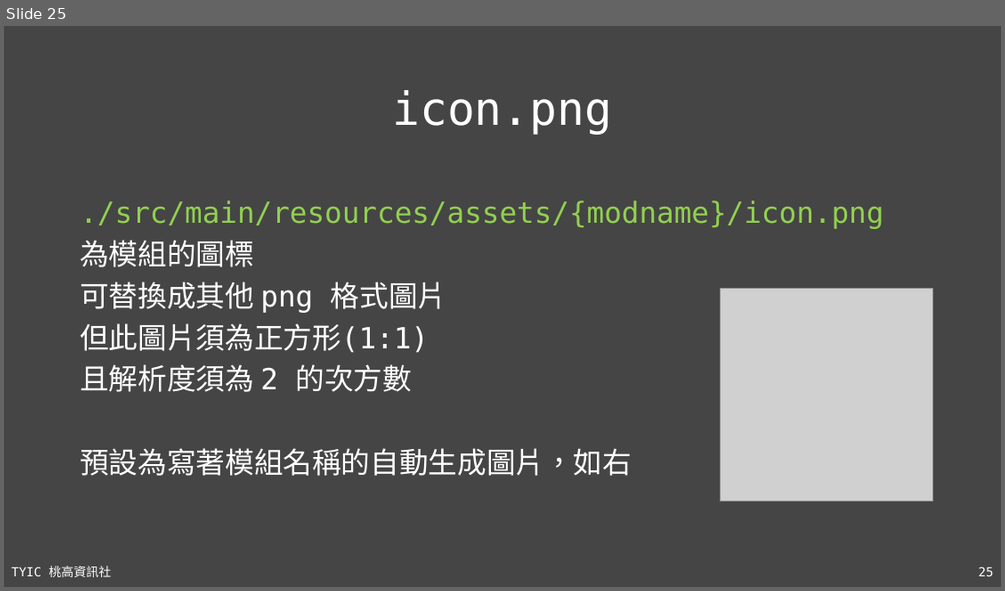
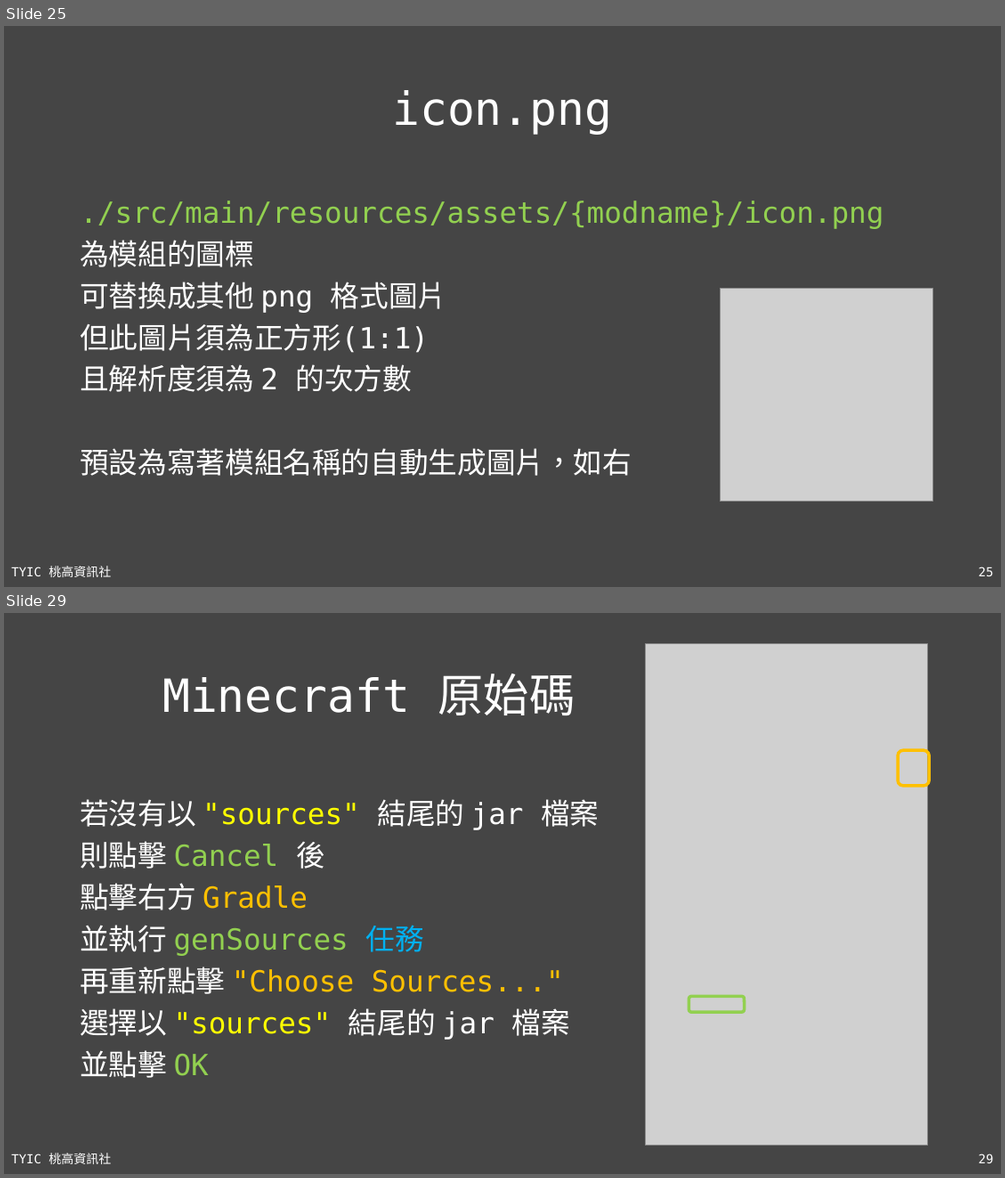
Before and after one commit to TYSHIC/slides, a slide deck: ppt/50_Java 專案：前置作業.pptx. Shown one above the other, each under a label of ours: slide 25 before the commit, slides 25 and 29 after it; the slides between them are not shown. The pictures are 1005x591 and 1005x1178 pixels, drawn with LibreOffice and Linux fonts; fonts in the diff are those of the drawing; grey boxes stand for pictures. Boxes give left, top, right and bottom in pixels: in the first picture for what was removed or moved away, otherwise in the second. Text is boxed around its words. In the diff, an @@ line names an element or a change of style, - is before the commit and + after.

```diff
--- a/ppt/50_Java 專案：前置作業.pptx
+++ b/ppt/50_Java 專案：前置作業.pptx
@@ slide 29 added at (4, 613, 1001, 1174), background #454545; not listed: 2 template elements that a slide beside it also shows @@
@@ picture added at (645, 643, 928, 1144) @@
@@ title added at (162, 674, 575, 715), 44 pt, text #FFFFFF @@
+Minecraft 原始碼
@@ rounded rectangle added at (898, 751, 929, 786), outline #FFC000 3 pt @@
@@ text added at (80, 799, 599, 1078), 28 pt, text #FFFFFF @@
+若沒有以 "sources" 結尾的 jar 檔案
+則點擊 Cancel 後
+點擊右方 Gradle
+並執行 genSources 任務
+再重新點擊 "Choose Sources..."
+選擇以 "sources" 結尾的 jar 檔案
+並點擊 OK
@@ rounded rectangle added at (689, 996, 744, 1012), outline #92D050 3 pt @@
```
Also in this commit, not shown: 1 slide changed, 4 other slides added, 3 other files.
